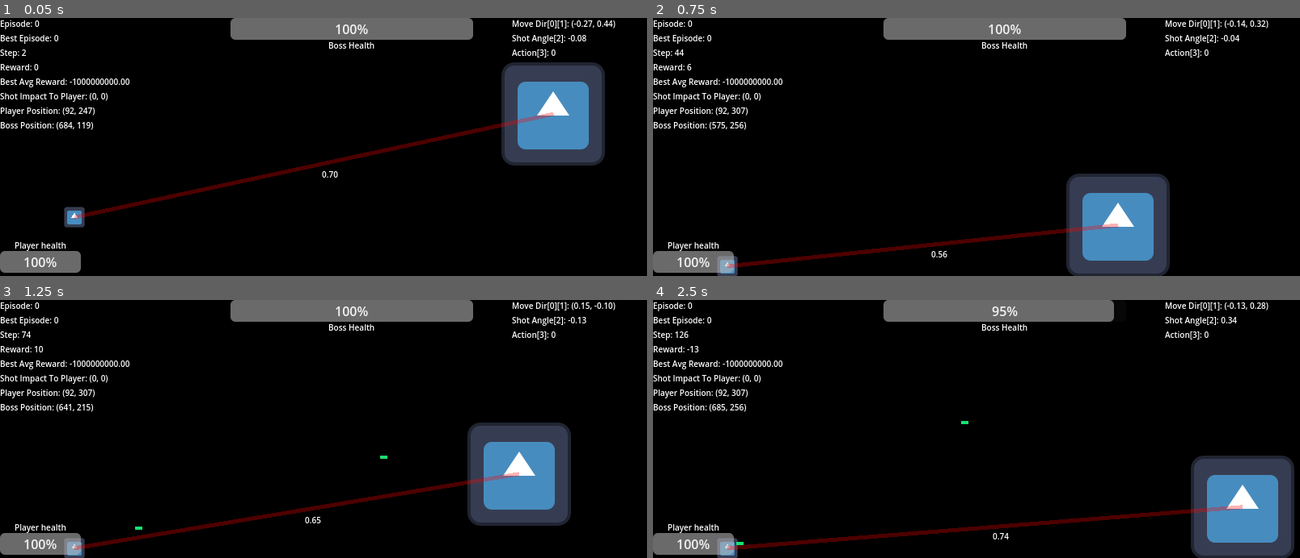
Above: before the commit, frames 1-4 (two rows, left to right).
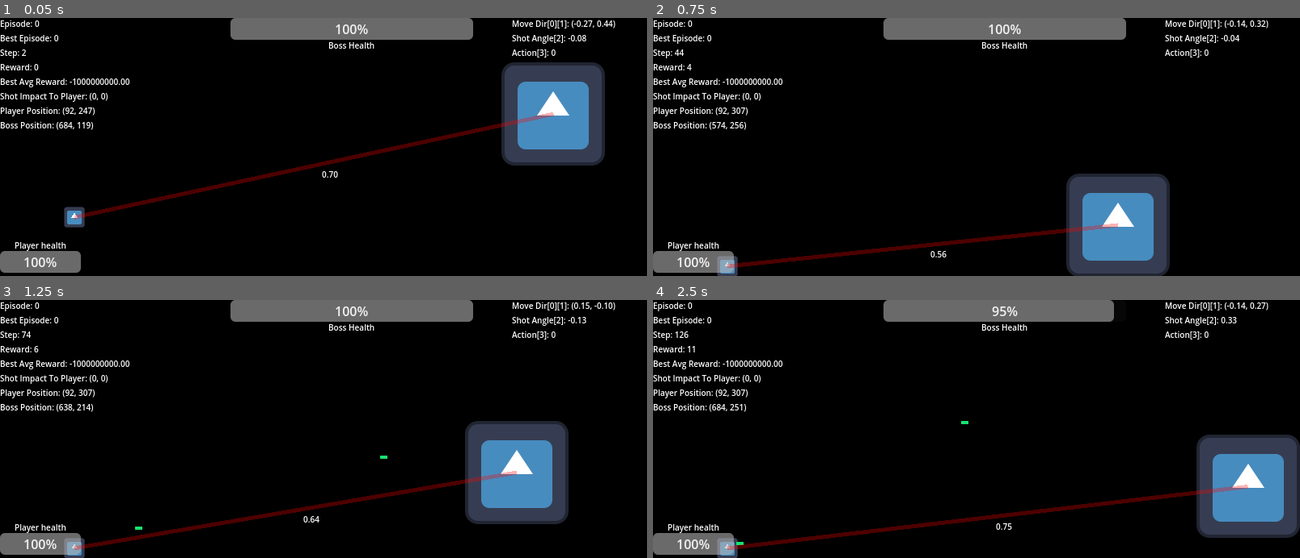
Above: after the commit, the same moments.

Repository: ElTomyDev/jueguito-para-los-pibardos-2
Game: Godot game, scene res://assets/scenes/worlds/level_1.tscn
The game is run twice, just before and just after one commit, with the same random seed, the same clock (stepped at 60 frames per second) and the same inputs. The engine's default icon, where the game draws it, is replaced by a stand-in: a white triangle on a blue panel in a dark square.
Inputs (mouse positions are in pixels of both pictures, inside the frame that each line leads up to):
- Up to frame 1 (0.05 s): no input
- Up to frame 2 (0.75 s): move the mouse to (1118, 134) at 0.52 s; press the mouse at (1118, 134) at 0.53 s
- Up to frame 3 (1.25 s): no input
- Up to frame 4 (2.5 s): move the mouse to (847, 441) at 1.27 s; release the mouse at (847, 441) at 1.28 s; click (847, 441) at 1.35 s; move the mouse to (1041, 372) at 2.02 s; press the mouse at (1041, 372) at 2.03 s; tap I (toggle_train_info) at 2.1 s

Frame 1 is identical in both runs. In frame 2, less than 0.1% of the frame differs, in the area x 5-72%, y 17-95%; in frame 3, 1.9%; in frame 4, 7.9%, in the area x 5-100%, y 0-100%.

Commit message:
Refactorizacion de todos los rewards

Diff:
--- a/assets/scripts/globals/global_const.gd
+++ b/assets/scripts/globals/global_const.gd
@@ -1,6 +1,12 @@
 extends Node
 
 const INPUTS: int = 23
+
+# Fases de entrenamiento
+const PHASE_1_START: int = 0    # Solo movimiento
+const PHASE_2_START: int = 200  # Acercarse al jugador
+const PHASE_3_START: int = 600  # Disparar y apuntar
+const PHASE_4_START: int = 1500 # Esquivar balas
 
 const MAX_STEP_FOR_EPISODE: int = 600
 
--- a/assets/scripts/nn/nn_trainer.gd
+++ b/assets/scripts/nn/nn_trainer.gd
@@ -92,8 +92,3 @@
 			nn.W1[i][j] = clamp(nn.W1[i][j], WEIGHT_CLIP_MIN, WEIGHT_CLIP_MAX)
 		nn.b1[i] = nn.b1[i] * (1.0 - WEIGHT_DECAY) - lr_actor * d_hidden[i]
 		nn.b1[i] = clamp(nn.b1[i], WEIGHT_CLIP_MIN, WEIGHT_CLIP_MAX)
-
-	# ---------------------------------------------
-	# 6. Actualización suave de la red objetivo
-	# ---------------------------------------------
-	nn.soft_update()
--- a/assets/scripts/simulation_manager.gd
+++ b/assets/scripts/simulation_manager.gd
@@ -10,35 +10,31 @@
 @export var load_best_model     : bool = false
 @export var is_new_train        : bool = false
 
-# Recompensas principales
-const REWARD_DAMAGE_DEALT    : float =  1.0      # Por dañar al jugador (fuerte)
-const REWARD_DAMAGE_RECIBE   : float = -0.1      # Por recibir daño (castigo moderado)
-const REWARD_WIN_EPISODE     : float = 100.0     # Victoria (alta)
-const REWARD_LOSE_EPISODE    : float = -100.0    # Derrota (fuerte castigo)
-const REWARD_SURVIVE_STEP    : float =  0.0      # Paso a paso neutro
-
-# Movimiento y posicionamiento
-const REWARD_NEAR_PLAYER     : float = 0.5        # Por estar cerca del jugador
-const REWARD_AWAY_PLAYER     : float = -0.2       # Por alejarse del jugador
-const REWARD_FOR_STATIC      : float = -0.2       # Por moverse
-const REWARD_DODGE_BULLET    : float = 0.05       # Esquivar balas enemigas
-const REWARD_REDUCE_DISTANCE : float = 0.05       # Por reducir la distancia hacia el jugador
-
-# Disparo y puntería
-const REWARD_GOD_AIM         : float = 0.8        # Apuntar bien
-const REWARD_BAD_AIM         : float = -0.1      # Apuntar mal (error >30°)
-const REWARD_NEAR_BULLET     : float = 1.0        # Bala pasa cerca del jugador
-const REWARD_FAIL_BULLET     : float = -0.05      # Bala lejos del jugador
-
-# Acción de disparar (decision de atacar)
-const REWARD_SHOOT_ACTION    : float = 0.1      # Pequeño bono por decidir disparar (evita que nunca dispare)
-
-# Velocidad de victoria/derrota
-const REWARD_FAST_PLAYER_DEAD: float = 0.2       # Bono por matar rápido
-const REWARD_FAST_BOSS_DEAD  : float = -0.1      # Penalización por morir rápido
-
-const PROXIMITY_MAX_RANGE    : float = 130.0     # Rango de recompensa para proximidad de bala
-const MIN_PLAYER_DIST        : float = 500.0     # Humbral minimo para penalizar por lejania al jugador.
+# ---- Rewards unificados ----
+# Terminales
+const REWARD_WIN             : float =  100.0
+const REWARD_LOSE            : float = -100.0
+const REWARD_FAST_WIN_BONUS  : float =  0.2   # por step restante al ganar
+const REWARD_FAST_LOSE_BONUS : float = -0.1   # por step restante al perder rápido
+
+# Fase 0 — Movimiento
+const R_MOVING               : float =  0.1   # por moverse (velocidad > umbral)
+const R_STATIC               : float = -0.3   # por estar quieto
+
+# Fase 1 — Proximidad
+const R_CLOSENESS_MAX        : float =  0.4   # escala por cercanía (0 a 0.4)
+const R_TOO_FAR              : float = -0.2   # si supera MIN_DIST
+
+# Fase 2 — Disparo y puntería
+const R_AIM_MAX              : float =  0.5   # escala por ángulo (0 a 0.5)
+const R_DAMAGE_DEALT         : float =  2.0   # por HP quitado al jugador
+const R_DAMAGE_TAKEN         : float = -0.05  # por HP perdido (normalizado)
+
+# Fase 3 — Esquive
+const R_DODGE_BULLET         : float =  0.08  # por alejarse de bala
+
+const MIN_PLAYER_DIST        : float = 400.0
+const MIN_SPEED_THRESHOLD    : float = 20.0   # px/s mínimo para "estar en movimiento"
 
 # ---------------
 #  Nodos de la NN
@@ -107,111 +103,94 @@
 	if _can_episode_end():
 		_handle_episode_end()
 
+# -----------------------------
+# --- Manejo de recompensas ---
+# -----------------------------
+func _get_current_phase() -> int:
+	var ep = GlobalVars.current_episode
+	if ep >= GlobalConst.PHASE_4_START: return 3
+	if ep >= GlobalConst.PHASE_3_START: return 2
+	if ep >= GlobalConst.PHASE_2_START: return 1
+	return 0
+
 func _calculate_reward() -> float:
-	var reward: float = REWARD_SURVIVE_STEP
+	var reward: float = 0.0
 	if not is_instance_valid(GlobalVars.boss): return reward
 
-	if is_instance_valid(GlobalVars.boss) and is_instance_valid(GlobalVars.boss.near_player):
-		var dist = GlobalVars.boss.global_position.distance_to(GlobalVars.boss.near_player.global_position)
+	var phase: int = _get_current_phase()
+	var boss = GlobalVars.boss
+	var player = GlobalVars.players[0] if not GlobalVars.players.is_empty() else null
+
+	# --- FASE 0+: Movimiento base (siempre activo) ---
+	var speed = boss.velocity.length()
+	if speed < MIN_SPEED_THRESHOLD:
+		reward += R_STATIC
+	else:
+		reward += R_MOVING
+
+	# --- FASE 1+: Proximidad al jugador ---
+	if phase >= 1 and is_instance_valid(player):
+		var dist = boss.global_position.distance_to(player.global_position)
+		var max_dist = viewport_size.length()
+
 		if dist > MIN_PLAYER_DIST:
-			reward += REWARD_AWAY_PLAYER
-
-	# Si decide disparar
-	if GlobalVars.boss.current_action == 1:
-		reward += REWARD_SHOOT_ACTION
-
-	# Castigo por quedarse quieto
-	if GlobalVars.boss.velocity == Vector2.ZERO:
-		reward += REWARD_FOR_STATIC
-
-	# Recompensa por daño infligido al jugador
-	var current_player_health = GlobalVars.players[0].health
-	var damage_dealt = last_player_health - current_player_health
-	if damage_dealt > 0:
-		reward += damage_dealt * REWARD_DAMAGE_DEALT
-	last_player_health = GlobalVars.players[0].health
-
-	# Castigo por recibir daño el Boss
-	var damage_taken = last_boss_health - GlobalVars.boss.health
-	if damage_taken > 0:
-		reward += damage_taken * REWARD_DAMAGE_RECIBE
-	last_boss_health = GlobalVars.boss.health
-
-	# Por reducir la distancia hacia el jugador
-	if is_instance_valid(GlobalVars.boss) and is_instance_valid(GlobalVars.boss.near_player):
-		var dist = GlobalVars.boss.global_position.distance_to(GlobalVars.boss.near_player.global_position)
-		if last_dist_to_player > 0:
-			var dist_reduction = last_dist_to_player - dist
-			if dist_reduction > 0:
-				reward += dist_reduction * REWARD_REDUCE_DISTANCE
-		last_dist_to_player = dist
-
-	# Recompensa por alejarse de la bala más cercana
-	if is_instance_valid(GlobalVars.boss.near_bullet):
-		var dist = GlobalVars.boss.global_position.distance_to(GlobalVars.boss.near_bullet.global_position)
+			reward += R_TOO_FAR
+		else:
+			var closeness = 1.0 - clamp(dist / MIN_PLAYER_DIST, 0.0, 1.0)
+			reward += R_CLOSENESS_MAX * closeness
+
+	# --- FASE 2+: Disparo, puntería y daño ---
+	if phase >= 2 and is_instance_valid(player):
+		# Recompensa por puntería (solo si eligió atacar)
+		if boss.current_action == 1:
+			var ideal_angle = (player.global_position - boss.global_position).angle()
+			var angle_diff = abs(wrapf(ideal_angle - boss.shot_angle, -PI, PI))
+			reward += R_AIM_MAX * (1.0 - (angle_diff / PI))
+			last_angle_error = angle_diff
+
+		# Daño infligido (normalizado por max_health del jugador)
+		var current_hp = player.health
+		var damage_dealt = last_player_health - current_hp
+		if damage_dealt > 0:
+			reward += (damage_dealt / player.max_health) * R_DAMAGE_DEALT
+		last_player_health = current_hp
+
+		# Daño recibido (normalizado)
+		var damage_taken = last_boss_health - boss.health
+		if damage_taken > 0:
+			reward += (damage_taken / boss.max_health) * R_DAMAGE_TAKEN
+		last_boss_health = boss.health
+
+	# --- FASE 3+: Esquive ---
+	if phase >= 3 and is_instance_valid(boss.near_bullet):
+		var dist = boss.global_position.distance_to(boss.near_bullet.global_position)
 		if last_dist_to_bullet > 0:
-			var dist_increase = dist - last_dist_to_bullet   # positivo si se aleja
+			var dist_increase = dist - last_dist_to_bullet
 			if dist_increase > 0:
-				reward += dist_increase * REWARD_DODGE_BULLET   # factor multiplicador
+				reward += dist_increase * R_DODGE_BULLET
 		last_dist_to_bullet = dist
-
-# Por la bala estar cerca del jugador
-	var bullets = GlobalVars.bullets
-	var p = GlobalVars.players[0] if GlobalVars.players.size() > 0 else null
-	if p and bullets.size() > 0:
-		for b in bullets:
-			if is_instance_valid(b) and b.from_group == "Boss":
-				var dist = b.global_position.distance_to(p.global_position)
-				if dist <= PROXIMITY_MAX_RANGE:
-					reward += REWARD_NEAR_BULLET * (1.0 - (dist / PROXIMITY_MAX_RANGE))
-				else: # Si la bala esta lejos
-					reward += REWARD_FAIL_BULLET
-
-	# Recompensa por acercarse al jugador
-	if is_instance_valid(GlobalVars.boss) and is_instance_valid(GlobalVars.boss.near_player):
-		var dist = GlobalVars.boss.global_position.distance_to(GlobalVars.boss.near_player.global_position)
-		var max_dist = viewport_size.length()  # o un valor fijo como 1000
-		var closeness = 1.0 - clamp(dist / max_dist, 0.0, 1.0)
-		reward += REWARD_NEAR_PLAYER * closeness
-
-	# Recompensa por apuntar hacia el jugador (incluso si no dispara)
-	if is_instance_valid(GlobalVars.boss) and is_instance_valid(GlobalVars.boss.near_player):
-		var ideal_angle = (GlobalVars.boss.near_player.global_position - GlobalVars.boss.global_position).angle()
-		var angle_diff = abs(wrapf(ideal_angle - GlobalVars.boss.shot_angle, -PI, PI))
-
-		var aim_reward = REWARD_GOD_AIM * (1.0 - (angle_diff / PI))   # máximo +0.1
-		reward += aim_reward
-		# Penalización adicional si el error es grande (> 30 grados)
-		if angle_diff > PI/6:
-			reward += REWARD_BAD_AIM
-		# Recompensa por reducir el error angular (girar en la dirección correcta)
-		if last_angle_error > 0:
-			var error_reduction = last_angle_error - angle_diff
-			if error_reduction > 0:
-				reward += error_reduction * 0.5   # premia girar hacia el jugador
-		last_angle_error = angle_diff
-
-	if reward > 1e6 or reward < -1e6:
-		print("Reward fuera de rango: ", reward)
-		reward = clamp(reward, -1000.0, 1000.0)
+	elif phase < 3:
+		last_dist_to_bullet = 0.0
 
 	return reward
 
 func _handle_episode_end() -> void:
 	# Activamos la bandera para congelar el procesamiento físico durante el cambio de escena
 	is_resetting = true
-
-	# Ejecutar un último paso final de entrenamiento avisando que done = true
-	if not last_state_activation.is_empty():
-		var final_reward: float = 0.0
-		if GlobalVars.players.is_empty():
-			final_reward += REWARD_WIN_EPISODE + (GlobalConst.MAX_STEP_FOR_EPISODE - GlobalVars.current_step) * REWARD_FAST_PLAYER_DEAD # Premio por matar al jugador
-		elif (is_instance_valid(GlobalVars.boss) and GlobalVars.boss.health <= 0.0):
-			final_reward += REWARD_LOSE_EPISODE  + (GlobalConst.MAX_STEP_FOR_EPISODE - GlobalVars.current_step) * REWARD_FAST_BOSS_DEAD
-		elif GlobalVars.current_step >= GlobalConst.MAX_STEP_FOR_EPISODE:
-			final_reward += REWARD_LOSE_EPISODE # Castigo por no matar a tiempo
-
-		trainer.train_step(nn, last_state_activation, {}, final_reward, true, last_action_taken)
+	var final_reward: float = 0.0
+	var steps_remaining = GlobalConst.MAX_STEP_FOR_EPISODE - GlobalVars.current_step
+
+	if GlobalVars.players.is_empty():
+		# Boss ganó
+		final_reward = REWARD_WIN + steps_remaining * REWARD_FAST_WIN_BONUS
+	elif is_instance_valid(GlobalVars.boss) and GlobalVars.boss.health <= 0.0:
+		# Boss perdió
+		final_reward = REWARD_LOSE + steps_remaining * REWARD_FAST_LOSE_BONUS
+	else:
+		# Timeout — se trata como derrota
+		final_reward = REWARD_LOSE
+
+	trainer.train_step(nn, last_state_activation, {}, final_reward, true, last_action_taken)
 
 	print("Fin del Episodio: ", GlobalVars.current_episode, " | Recompensa Acumulada: ", GlobalVars.current_reward)
 
